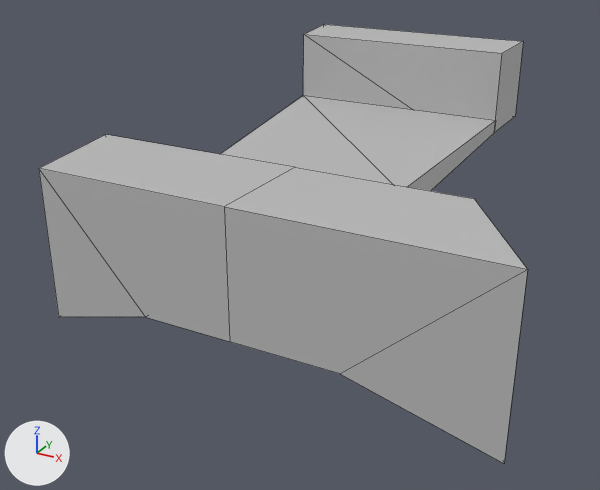
Renders of the FBX model Assets/Graphical Assets/Models/Environment/mod_env_bridge01_broken_piece02.fbx from each side of a commit.
Before and after are seen from a 50 mm camera at (-6.44, 20.88, 8.04) aimed at (-14.75, 35.98, 0.49). Lighting does not change. The marker at lower left points along +X, +Y and +Z. Mesh edges are drawn as thin lines. Where no turn or scale is listed for an object, it has been applied to the vertices.

Objects in the first picture: 'mod_env_bridge01_broken_piece02'.
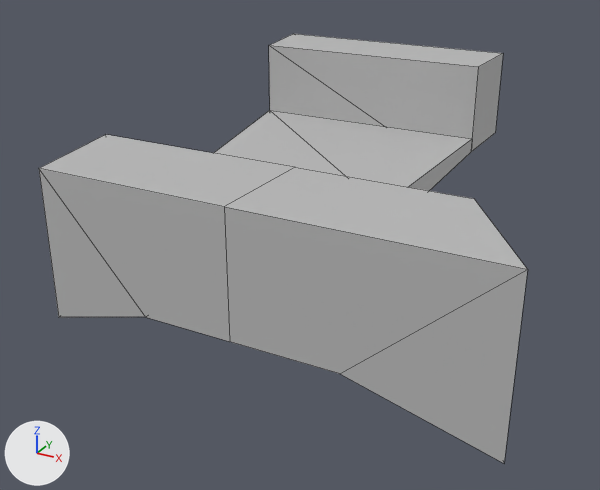
The newer file is also turned or shifted as a whole; pictures and numbers use the older file's frame.

What differs and where, as boxes (x1, y1, x2, y2) in the pictures (600 x 490 px; the box of a moved part takes in the faces that stretch with it):
'mod_env_bridge01_broken_piece02', reshaped
    before: (39, 24, 528, 463)
    after: (39, 34, 528, 463)
part 1 of me_mesh, moved or reshaped
    before: (303, 24, 523, 133)
    after: (269, 34, 503, 152)
part 2 of me_mesh, moved or reshaped
    before: (221, 96, 495, 191)
    after: (214, 110, 472, 191)

What changed in the scene script:
```text
Change me_mesh:
    where me_mesh.from_pydata(...)  # 38 vertices, 30 faces; spans x -5.22..5.22, y -7.5..7.5, z -1.7..1.7
    used by ob_mod_env_bridge01_broken_piece02; location = (-13.59, 37.45, 2.14)
    before: 19 (-4.87, 5.5, -0.13) at pixel (303, 95), 21 (1.12, 5.5, -0.13) at pixel (495, 120), 23 (1.12, 5.5, -0.48) at pixel (494, 132), 27 (-4.87, 5.5, -1.04)
    me_mesh part 1: the loose piece of 10 vertices spanning x -5.22..1.14, y 5.5..7.5, z -1.7..1.7 is moved by (0.0, -2.0, 0.0)
    me_mesh part 2
    add for i in [19, 21, 23, 27]: me_mesh.vertices[i].co += Vector((0.0, -2.0, 0.0))
    me_mesh.vertices[20].co: (1.03, -1.05, -0.13) -> (1.03, -2.05, -0.13)
    me_mesh.vertices[22].co: (1.03, -1.05, -0.76) -> (1.03, -2.05, -0.76)
```
